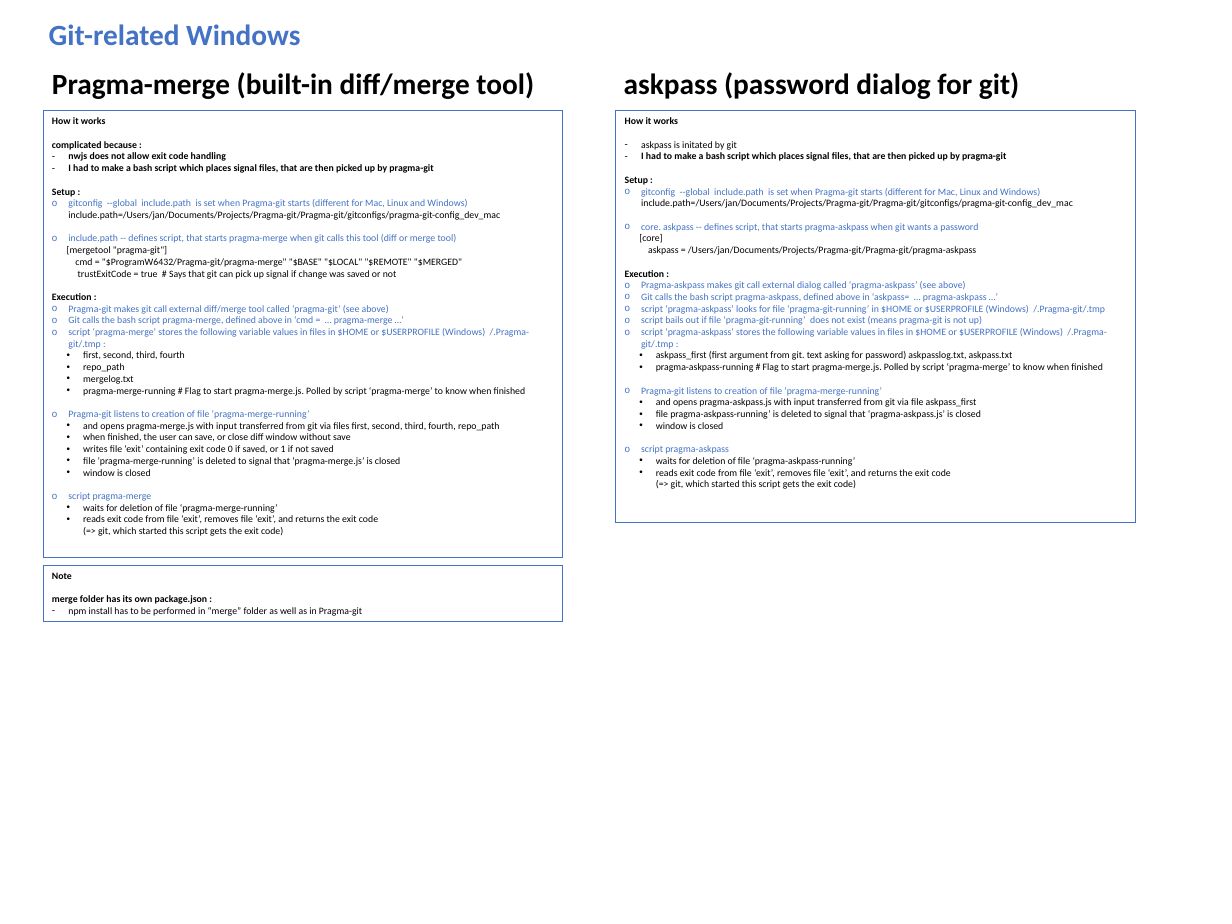
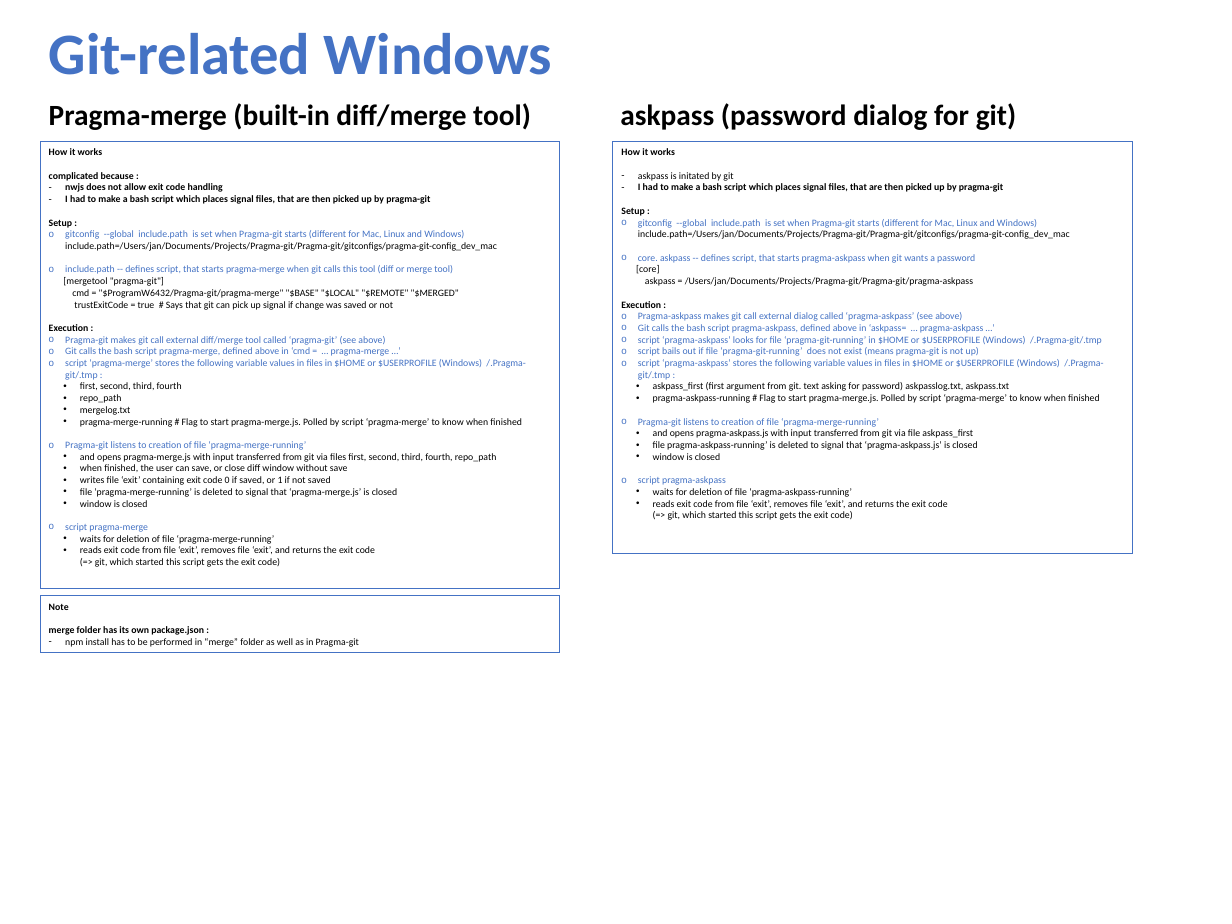
Before and after one commit to pragma-git/pragma-git, a slide deck: slide 6 of docs/Tech-overview.pptx. Drawn at 1232x924 pixels with LibreOffice and Linux fonts; fonts in the diff are those of the drawing. Boxes give left, top, right and bottom in pixels: in the first picture for what was removed or moved away, otherwise in the second. Text is boxed around its words. In the diff, an @@ line names an element or a change of style, - is before the commit and + after.

Commit message:
Doc for graph layout

```diff
--- a/docs/Tech-overview.pptx
+++ b/docs/Tech-overview.pptx
@@ text "Git-related Windows" at [49,33,553,75]: size 24 to 48 pt @@
@@ 3 rectangles, 2 texts: place and size @@
-3 rectangles, 2 texts at [43,72,1135,621]
+3 rectangles, 2 texts at [40,103,1132,652]
```
Also in this commit, not shown: 6 other slides changed, 1 slide added.
